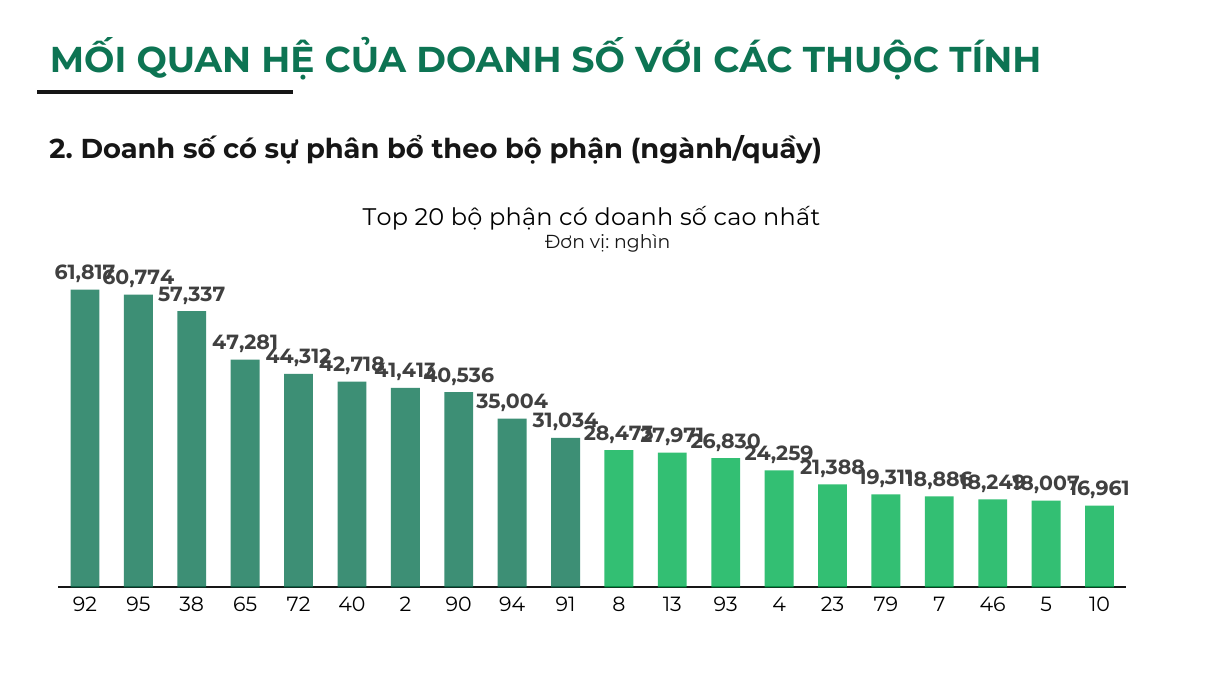
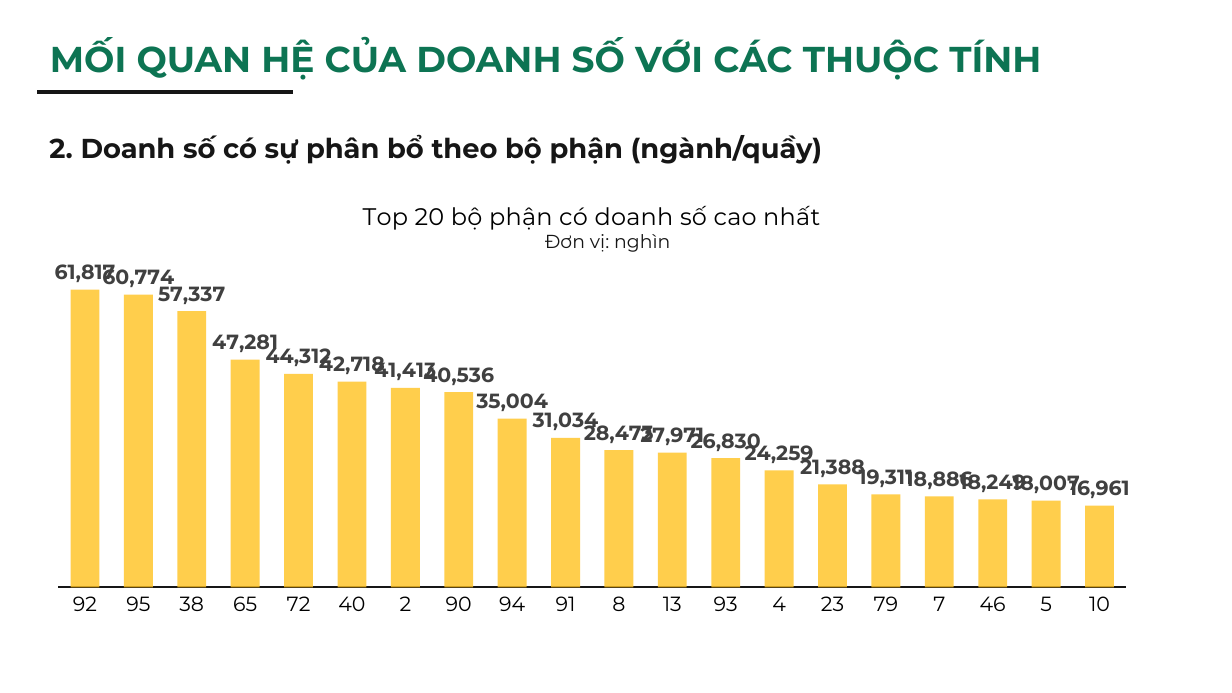
Before and after one commit to passat05/retail-data-analysis, a slide deck: slide 5 of ThoiTV_Retail_Data_Analysis.pptx. Drawn at 1232x693 pixels with LibreOffice and Linux fonts; fonts in the diff are those of the drawing. Boxes give left, top, right and bottom in pixels: in the first picture for what was removed or moved away, otherwise in the second. Text is boxed around its words. In the diff, an @@ line names an element or a change of style, - is before the commit and + after.

```diff
--- a/ThoiTV_Retail_Data_Analysis.pptx
+++ b/ThoiTV_Retail_Data_Analysis.pptx
@@ column chart at (37, 181, 1146, 636) @@
@@ colour of Series 1 #00B050 at 80% opacity to #FFC220 at 80% opacity @@
@@ colours of single points changed @@
```
Also in this commit, not shown: 8 other slides changed.
